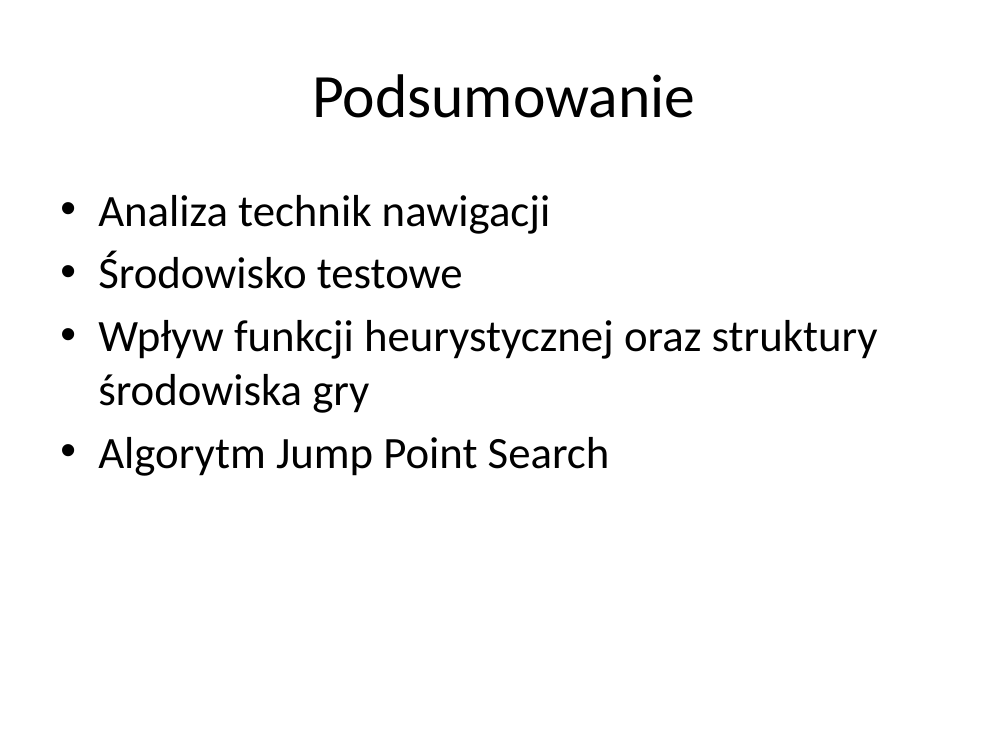
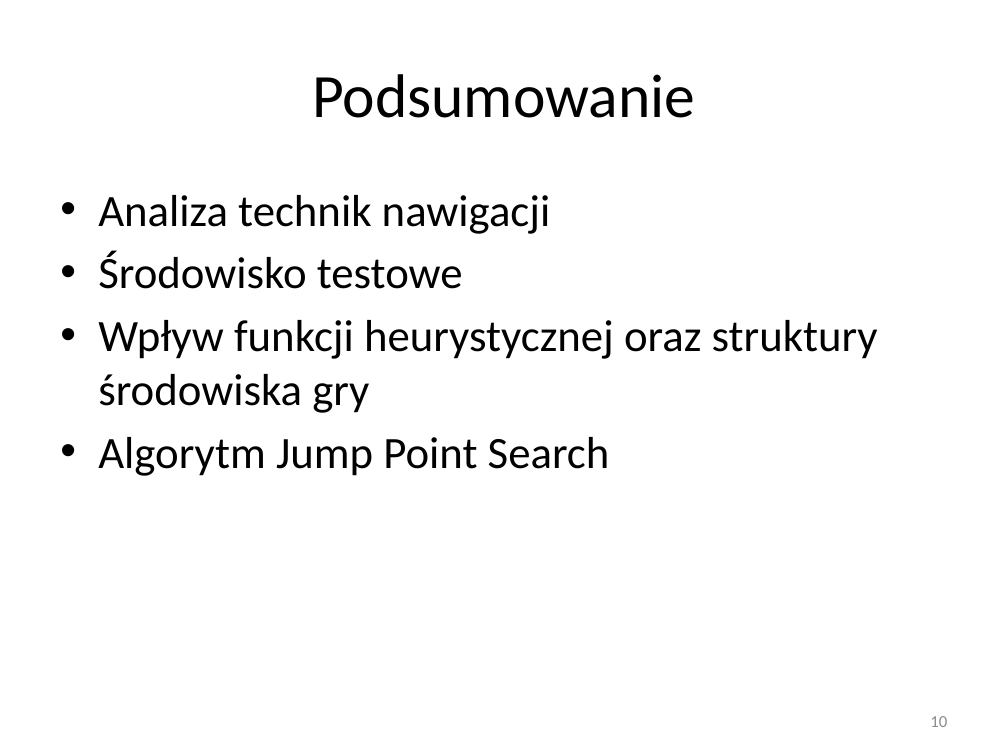
Before and after one commit to sskullgra/Character-Navigation, a slide deck: slide 10 of Nawigacja w grach komputerowych.pptx (slide 9 before the commit). Drawn at 1008x756 pixels with LibreOffice and Linux fonts; fonts in the diff are those of the drawing. Boxes give left, top, right and bottom in pixels: in the first picture for what was removed or moved away, otherwise in the second. Text is boxed around its words. In the diff, an @@ line names an element or a change of style, - is before the commit and + after.

```diff
--- a/Nawigacja w grach komputerowych.pptx
+++ b/Nawigacja w grach komputerowych.pptx
@@ page number added at (x1=930, y1=716, x2=947, y2=727), 12 pt, text #8C8C8C @@
+10
```
Also in this commit, not shown: 9 other slides changed, 1 slide added.
